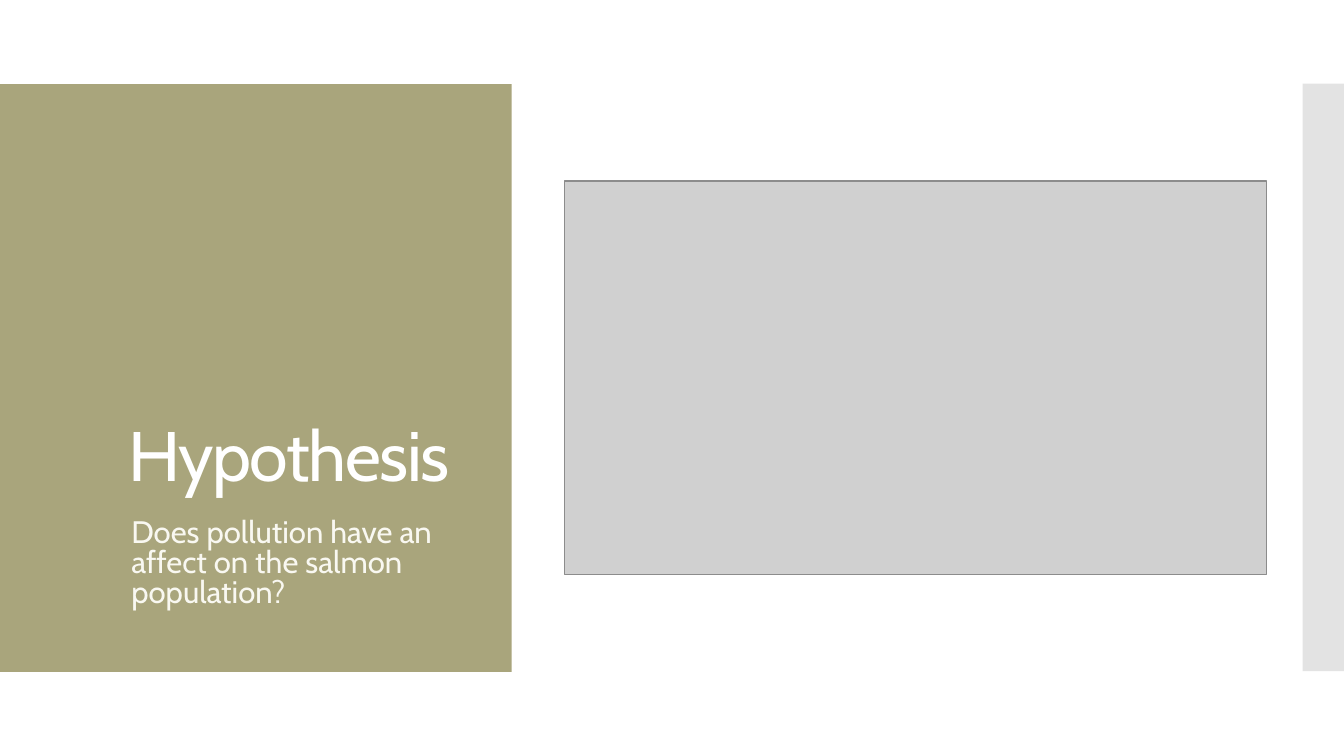
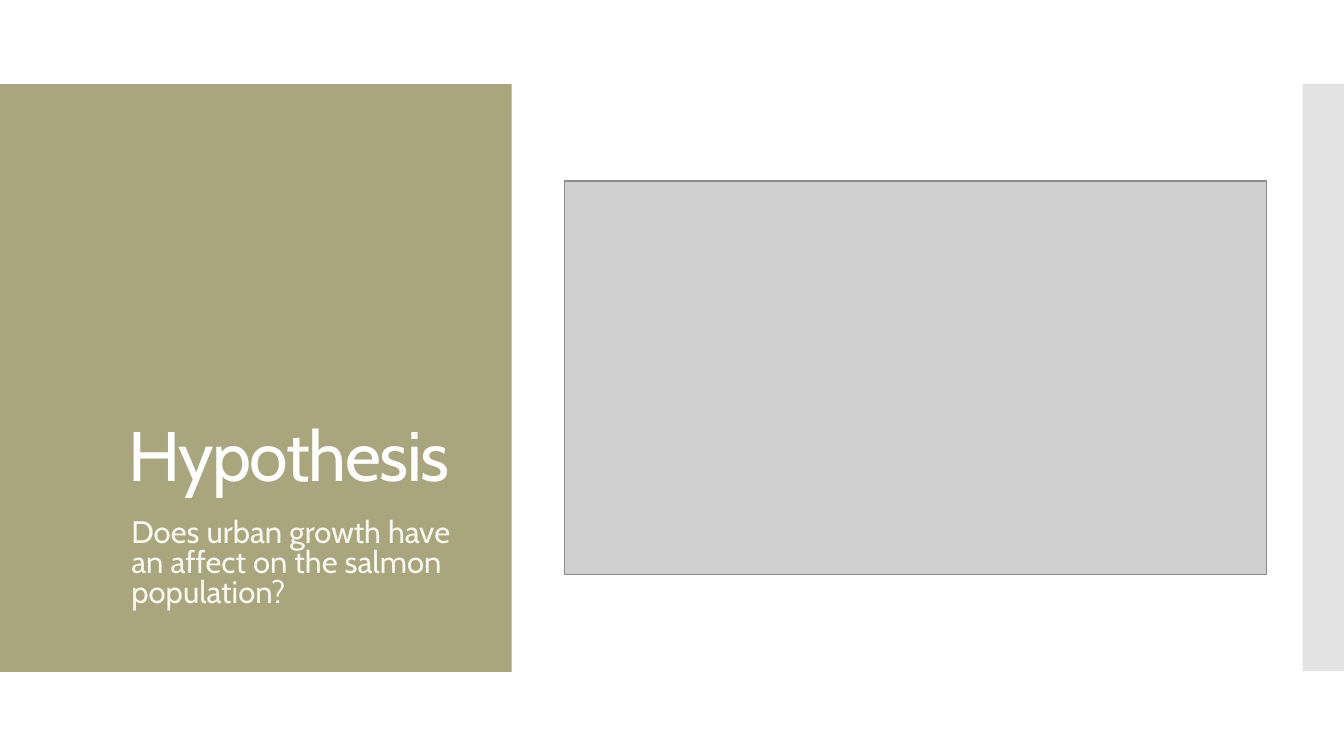
Before and after one commit to jayhjman/bootcamp-project1, a slide deck: slide 3 of Spring Chinook Salmon in the Portland Metro Area.pptx (slide 2 before the commit). Drawn at 1344x756 pixels with LibreOffice and Linux fonts; fonts in the diff are those of the drawing; grey boxes stand for pictures. Boxes give left, top, right and bottom in pixels: in the first picture for what was removed or moved away, otherwise in the second. Text is boxed around its words. In the diff, an @@ line names an element or a change of style, - is before the commit and + after.

```diff
--- a/Spring Chinook Salmon in the Portland Metro Area.pptx
+++ b/Spring Chinook Salmon in the Portland Metro Area.pptx
@@ text at (131, 520, 450, 610): text changed @@
-Does pollution have an affect on the salmon population?
+Does urban growth have an affect on the salmon population?
```
Also in this commit, not shown: 4 other slides changed, 1 slide removed.
